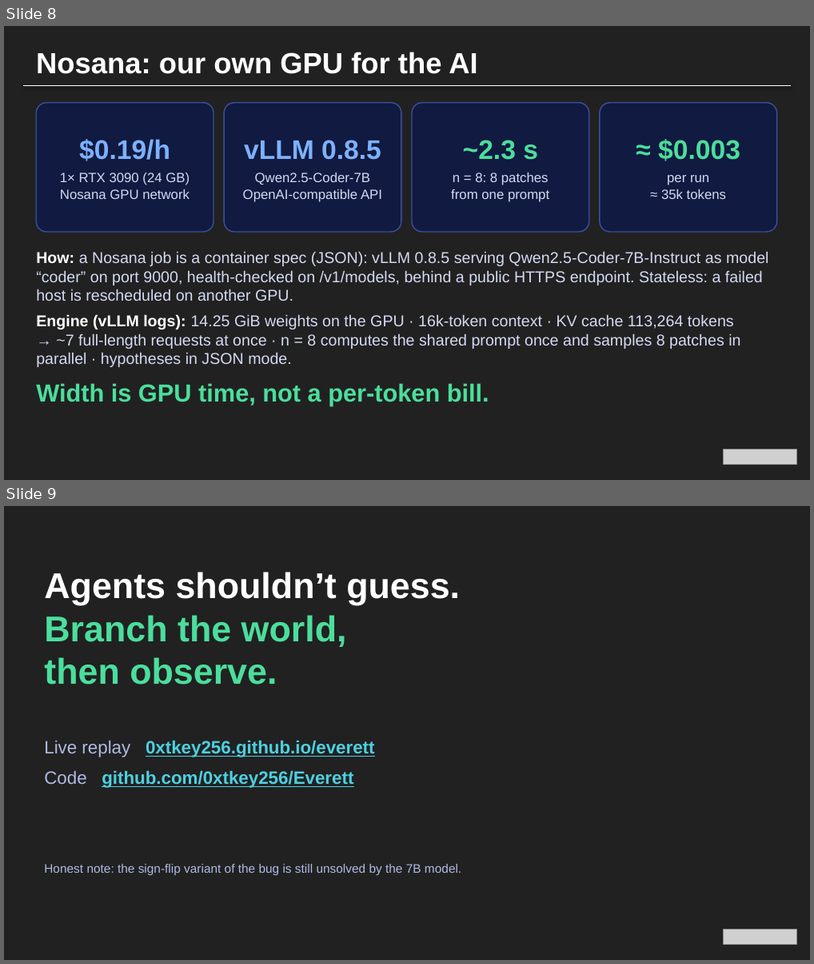
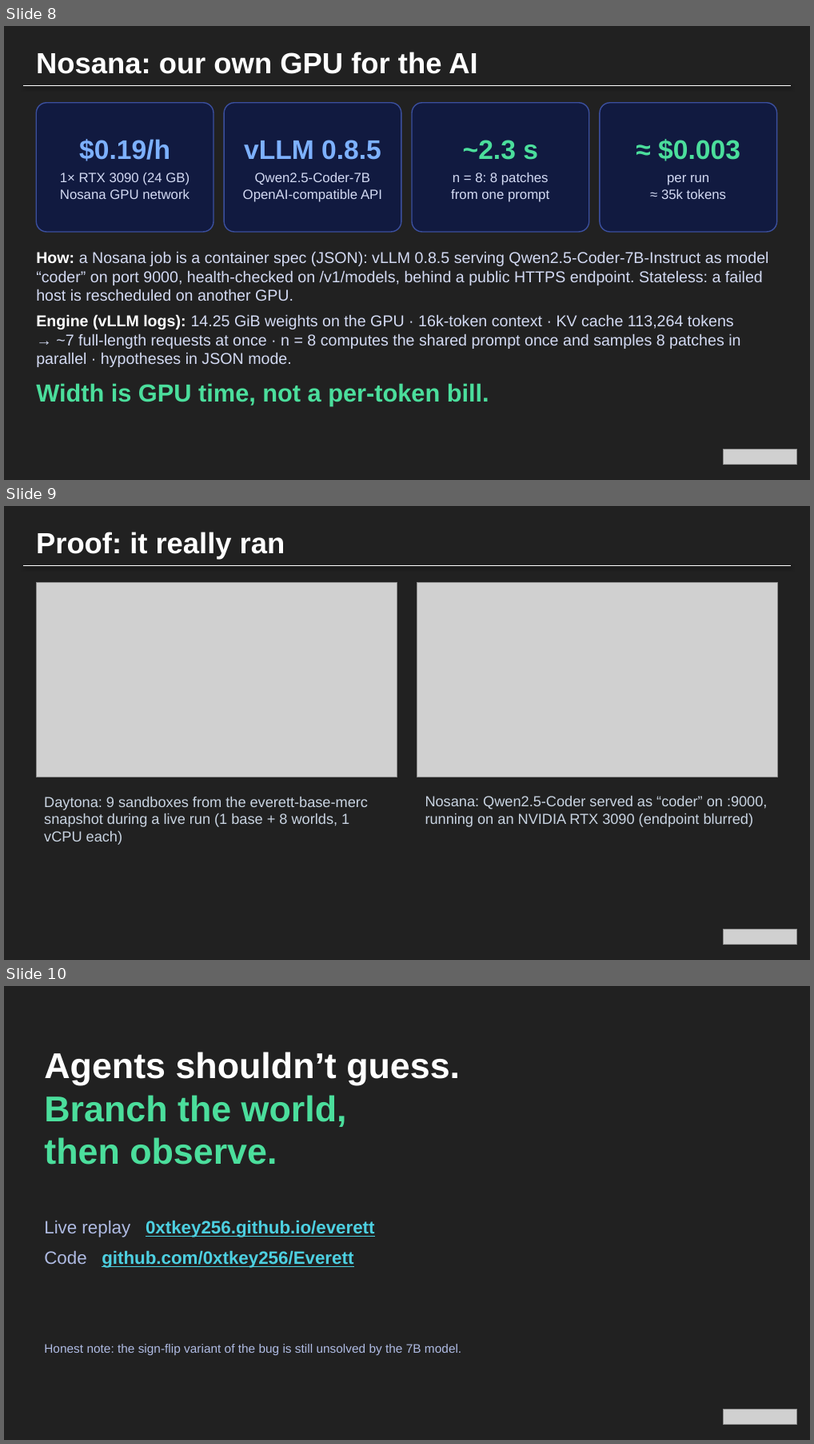
Before and after one commit to 0xtkey256/everett, a slide deck: deck/Everett.pptx. Shown one above the other, each under a label of ours: slides 8 and 9 before the commit, slides 8, 9 and 10 after it. The pictures are 814x964 and 814x1444 pixels, drawn with LibreOffice and Linux fonts; fonts in the diff are those of the drawing; grey boxes stand for pictures; background and template pictures are left out. Boxes give left, top, right and bottom in pixels: in the first picture for what was removed or moved away, otherwise in the second. Text is boxed around its words. In the diff, an @@ line names an element or a change of style, - is before the commit and + after.

Commit message:
proof: real Daytona and Nosana dashboards (endpoint/IDs blurred) as drop-downs on the site and a proof slide; 6 of 7 runs, one attempt 4.4%

```diff
--- a/deck/Everett.pptx
+++ b/deck/Everett.pptx
@@ slide 9 added at (4,506,810,960), background picture (left out) @@
@@ text added at (36,532,286,559), 26 pt, text #FFFFFF, bold @@
+Proof: it really ran
@@ line added from (23, 566) to (791, 566), #FFFFFF 0.75 pt @@
@@ picture added at (36,583,397,777) @@
@@ picture added at (417,583,778,777) @@
@@ text added at (44,796,368,844), 13 pt, text #C9D4E2 @@
+Daytona: 9 sandboxes from the everett-base-merc snapshot during a live run (1 base + 8 worlds, 1 vCPU each)
@@ text added at (426,796,767,827), 13 pt, text #C9D4E2 @@
+Nosana: Qwen2.5-Coder served as “coder” on :9000, running on an NVIDIA RTX 3090 (endpoint blurred)
@@ picture added at (723,929,797,944) @@
@@ what was slide 9 is now slide 10 @@
```
Also in this commit, not shown: 1 slide changed, 13 other files.
